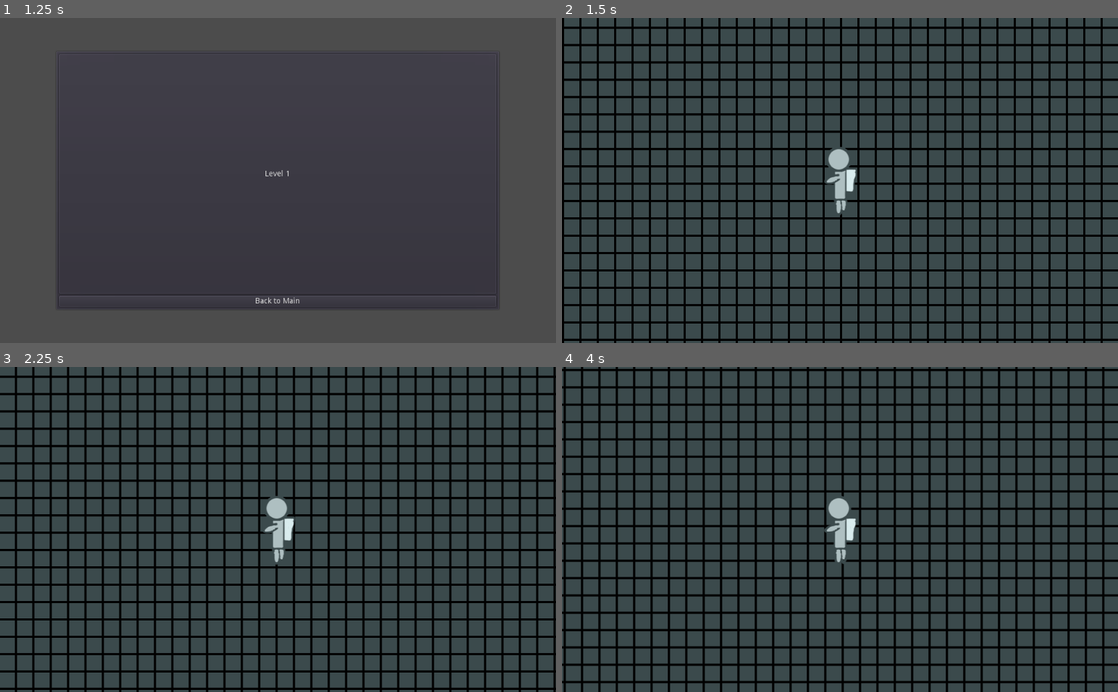
Above: before the commit, frames 1-4 (two rows, left to right).
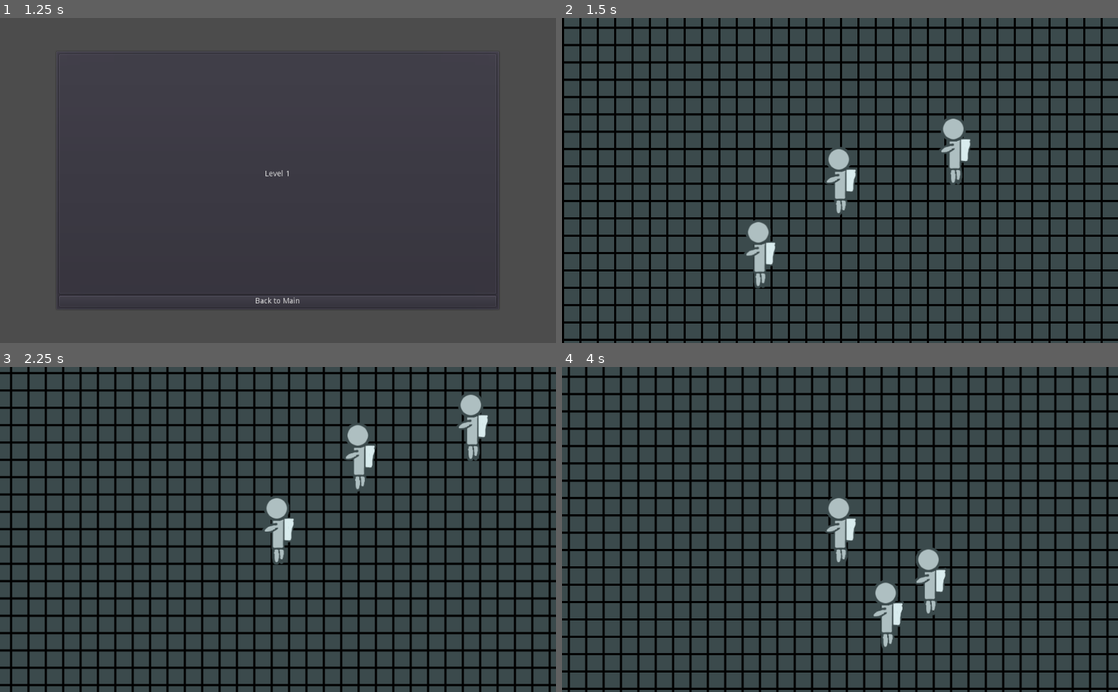
Above: after the commit, the same moments.

Repository: thecyberwraith/cb-gamejam-2021
Game: Godot game, scene res://Menus/MainMenu.tscn
Two runs of this game, one before a commit and one after it. Both use one fixed random seed, a clock stepped at 60 frames per second and the inputs below.
Inputs:
- Up to frame 1 (1.25 s): click "Levels" at 0.5 s
- Up to frame 2 (1.5 s): click "Level 1" at 1.25 s
- Up to frame 3 (2.25 s): tap Enter at 2 s; hold Right (ui_right) from 2.03 s (still down); tap Z (ui_switch_astronaut, bound only after the commit) at 2.1 s
- Up to frame 4 (4 s): release Right (ui_right) at 2.78 s; hold Down (ui_down) 2.78-3.53 s; tap Z (ui_switch_astronaut, bound only after the commit) at 2.85, 3.6 s; hold Right (ui_right) from 3.53 s (still down)

Frame 1 is identical in both runs. In frame 2, 1.2% of the frame differs, in the area x 32-74%, y 30-84%; in frame 3, 48%; in frame 4, 49%, in the area x 0-100%, y 0-100%.

Commit message:
Made multiple astronauts possible.

Diff:
--- a/Characters/Astronaut/Astronaut.gd
+++ b/Characters/Astronaut/Astronaut.gd
@@ -1,11 +1,13 @@
 extends RigidBody2D
+
+class_name Astronaut
 
 var aimed_direction: Vector2
 var force = 5
 func _ready():
 	pass
 
-func _process(_delta):
+func handle_process(_delta):
 	var direction: Vector2 = _get_input_direction()
 
 	if direction.length_squared() > 0:
--- /dev/null
+++ b/Levels/AstronautCamera.gd
@@ -0,0 +1,12 @@
+extends Camera2D
+
+const AstronautHandler = preload("res://Levels/AstronautHandler.tscn")
+
+var handler: AstronautHandler
+
+func initialize(handler: AstronautHandler):
+	self.handler = handler
+
+func _process(delta):
+	if handler:
+		self.position = handler.get_current_astronaut_position()
--- /dev/null
+++ b/Levels/AstronautCamera.tscn
@@ -0,0 +1,7 @@
+[gd_scene load_steps=2 format=2]
+
+[ext_resource path="res://Levels/AstronautCamera.gd" type="Script" id=1]
+
+[node name="AstronautCamera" type="Camera2D"]
+current = true
+script = ExtResource( 1 )
--- /dev/null
+++ b/Levels/AstronautHandler.gd
@@ -0,0 +1,34 @@
+extends Node2D
+
+class_name AstronautHandler
+
+const Astronaut = preload("res://Characters/Astronaut/Astronaut.tscn")
+
+var current: Astronaut
+var current_index: int
+
+func _ready():
+	pass
+
+func _process(delta):
+	if Input.is_action_just_pressed("ui_switch_astronaut"):
+		current_index = (current_index + 1) % get_child_count()
+		current = self.get_child(current_index)
+
+	current.handle_process(delta)
+
+func initialize(starts: Node2D):
+	# Put an astronaut at each location
+	for start_position in starts.get_children():
+		var astronaut = Astronaut.instance()
+		self.add_child(astronaut)
+		astronaut.position = start_position.position
+
+	current_index = 0
+	current = self.get_child(current_index)
+
+func get_current_astronaut_position() -> Vector2:
+	if current:
+		return current.position
+
+	return Vector2(0,0)
--- /dev/null
+++ b/Levels/AstronautHandler.tscn
@@ -0,0 +1,9 @@
+[gd_scene load_steps=2 format=2]
+
+[ext_resource path="res://Levels/AstronautHandler.gd" type="Script" id=1]
+
+[node name="AstronautHandler" type="Node2D"]
+script = ExtResource( 1 )
+__meta__ = {
+"_edit_group_": true
+}
--- /dev/null
+++ b/Levels/Level1/Level.gd
@@ -0,0 +1,9 @@
+extends Node2D
+
+onready var starts = get_node("Starts")
+onready var astronaut_handler = get_node("AstronautHandler")
+onready var camera = get_node("AstronautCamera")
+
+func _ready():
+	astronaut_handler.initialize(starts)
+	camera.initialize(astronaut_handler)
--- a/Levels/Level1/Level1.tscn
+++ b/Levels/Level1/Level1.tscn
@@ -1,16 +1,27 @@
-[gd_scene load_steps=4 format=2]
+[gd_scene load_steps=5 format=2]
 
 [ext_resource path="res://Textures/GridBackground.png" type="Texture" id=1]
-[ext_resource path="res://Characters/Astronaut/Astronaut.tscn" type="PackedScene" id=2]
-[ext_resource path="res://Levels/Level1/Camera.gd" type="Script" id=3]
+[ext_resource path="res://Levels/Level1/Level.gd" type="Script" id=2]
+[ext_resource path="res://Levels/AstronautCamera.tscn" type="PackedScene" id=3]
+[ext_resource path="res://Levels/AstronautHandler.tscn" type="PackedScene" id=4]
 
 [node name="Level1" type="Node2D"]
+script = ExtResource( 2 )
 
 [node name="Sprite" type="Sprite" parent="."]
 texture = ExtResource( 1 )
 
-[node name="Astronaut" parent="." instance=ExtResource( 2 )]
+[node name="AstronautHandler" parent="." instance=ExtResource( 4 )]
 
-[node name="Camera2D" type="Camera2D" parent="."]
-current = true
-script = ExtResource( 3 )
+[node name="Starts" type="Node2D" parent="."]
+
+[node name="Position2D" type="Position2D" parent="Starts"]
+
+[node name="Position2D2" type="Position2D" parent="Starts"]
+position = Vector2( -148.165, 134.695 )
+
+[node name="Position2D3" type="Position2D" parent="Starts"]
+position = Vector2( 211.023, -56.1232 )
+
+[node name="AstronautCamera" parent="." instance=ExtResource( 3 )]
+visible = false
--- a/project.godot
+++ b/project.godot
@@ -8,9 +8,20 @@
 
 config_version=4
 
-_global_script_classes=[  ]
+_global_script_classes=[ {
+"base": "RigidBody2D",
+"class": "Astronaut",
+"language": "GDScript",
+"path": "res://Characters/Astronaut/Astronaut.gd"
+}, {
+"base": "Node2D",
+"class": "AstronautHandler",
+"language": "GDScript",
+"path": "res://Levels/AstronautHandler.gd"
+} ]
 _global_script_class_icons={
-
+"Astronaut": "",
+"AstronautHandler": ""
 }
 
 [application]
@@ -18,6 +29,14 @@
 config/name="It's Not Rocket Science"
 run/main_scene="res://Menus/MainMenu.tscn"
 config/icon="res://icon.png"
+
+[input]
+
+ui_switch_astronaut={
+"deadzone": 0.5,
+"events": [ Object(InputEventKey,"resource_local_to_scene":false,"resource_name":"","device":0,"alt":false,"shift":false,"control":false,"meta":false,"command":false,"pressed":false,"scancode":90,"unicode":0,"echo":false,"script":null)
+ ]
+}
 
 [physics]
 
